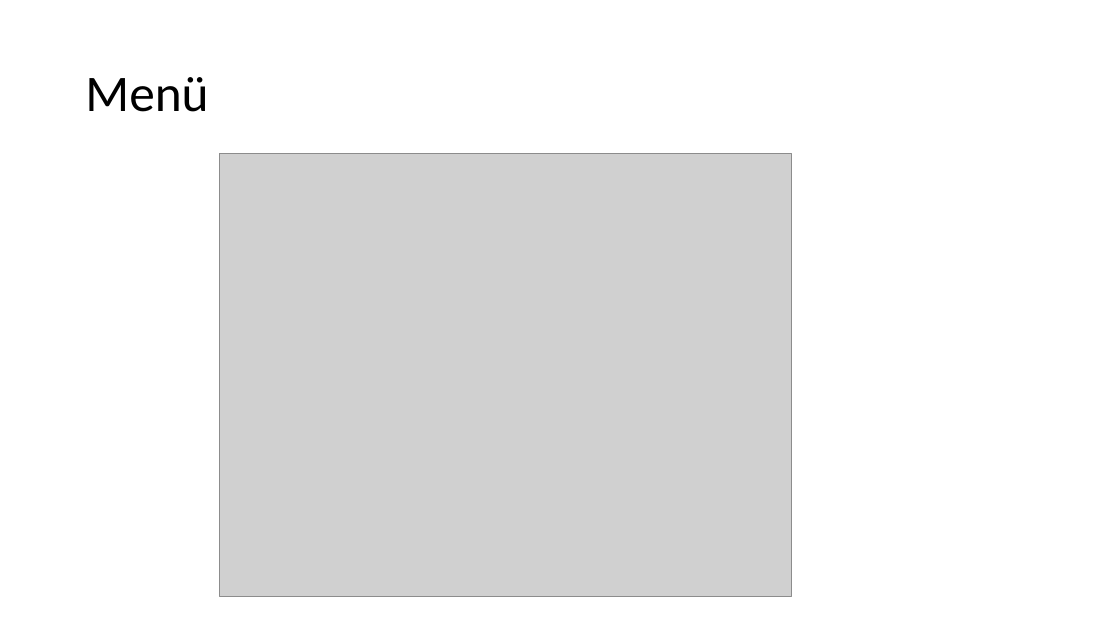
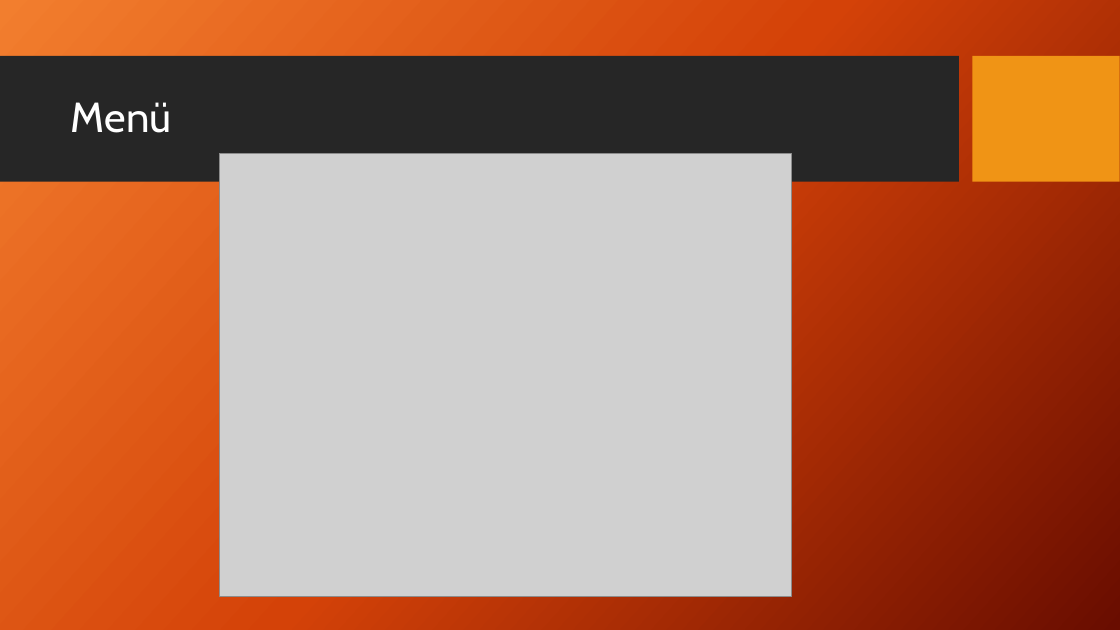
Before and after one commit to HTL-Waidhofen/itp-mentoring-6er-tragerl-mentoren, a slide deck: slide 9 of docs/MentorenProgramm.pptx (slide 7 before the commit). Drawn at 1120x630 pixels with LibreOffice and Linux fonts; fonts in the diff are those of the drawing; grey boxes stand for pictures; background and template pictures are left out. Boxes give left, top, right and bottom in pixels: in the first picture for what was removed or moved away, otherwise in the second. Text is boxed around its words. In the diff, an @@ line names an element or a change of style, - is before the commit and + after.

```diff
--- a/docs/MentorenProgramm.pptx
+++ b/docs/MentorenProgramm.pptx
@@ background #FFFFFF to picture (left out) @@
@@ rectangle added at bbox=[0, 56, 959, 182], fill #262626 @@
@@ rectangle added at bbox=[973, 56, 1120, 182], fill #F09415 @@
@@ title "Menü": place and size @@
-title "Menü" at bbox=[85, 77, 208, 112]
+title "Menü" at bbox=[71, 102, 172, 133]
@@ title "Menü" at bbox=[71, 102, 172, 133]: size 44 to 36 pt, font Calibri to Cabin, text colour #000000 to #FFFFFF @@
```
Also in this commit, not shown: 3 other slides changed, 8 slides added, 6 slides removed, 1 other file.
